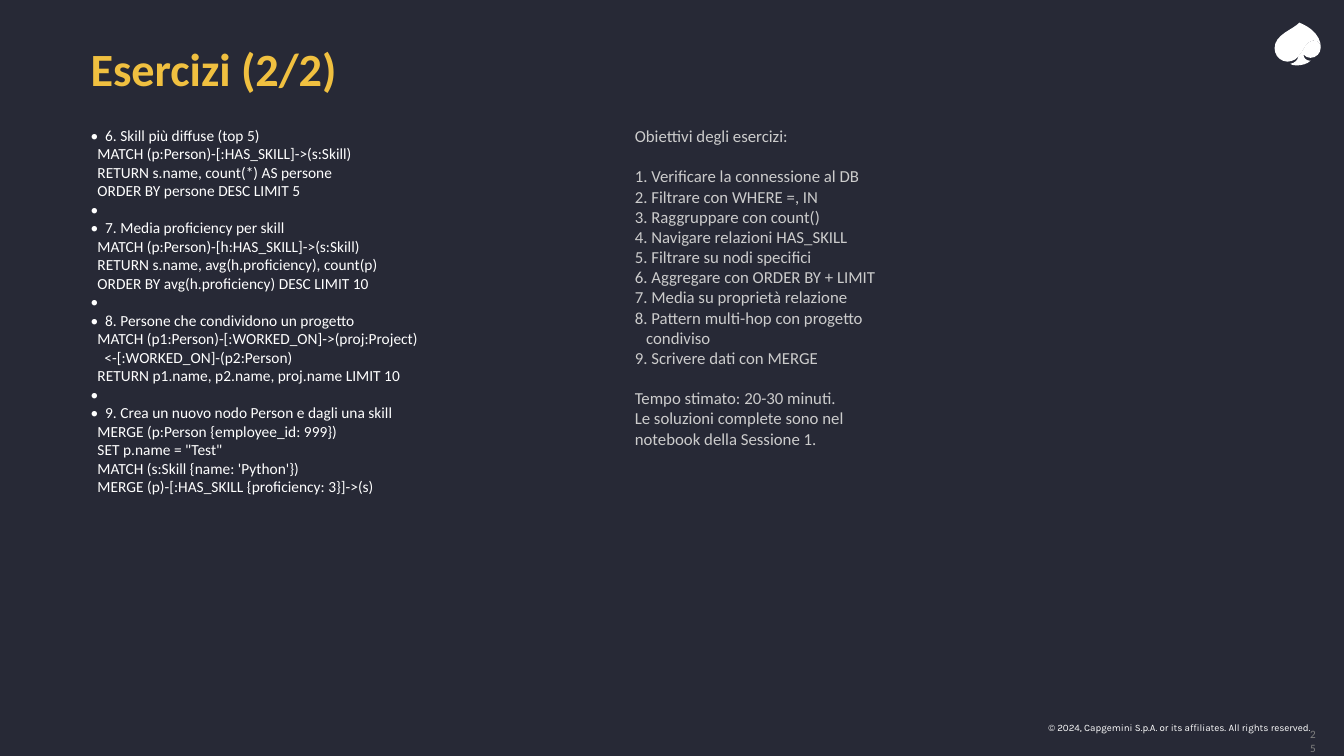
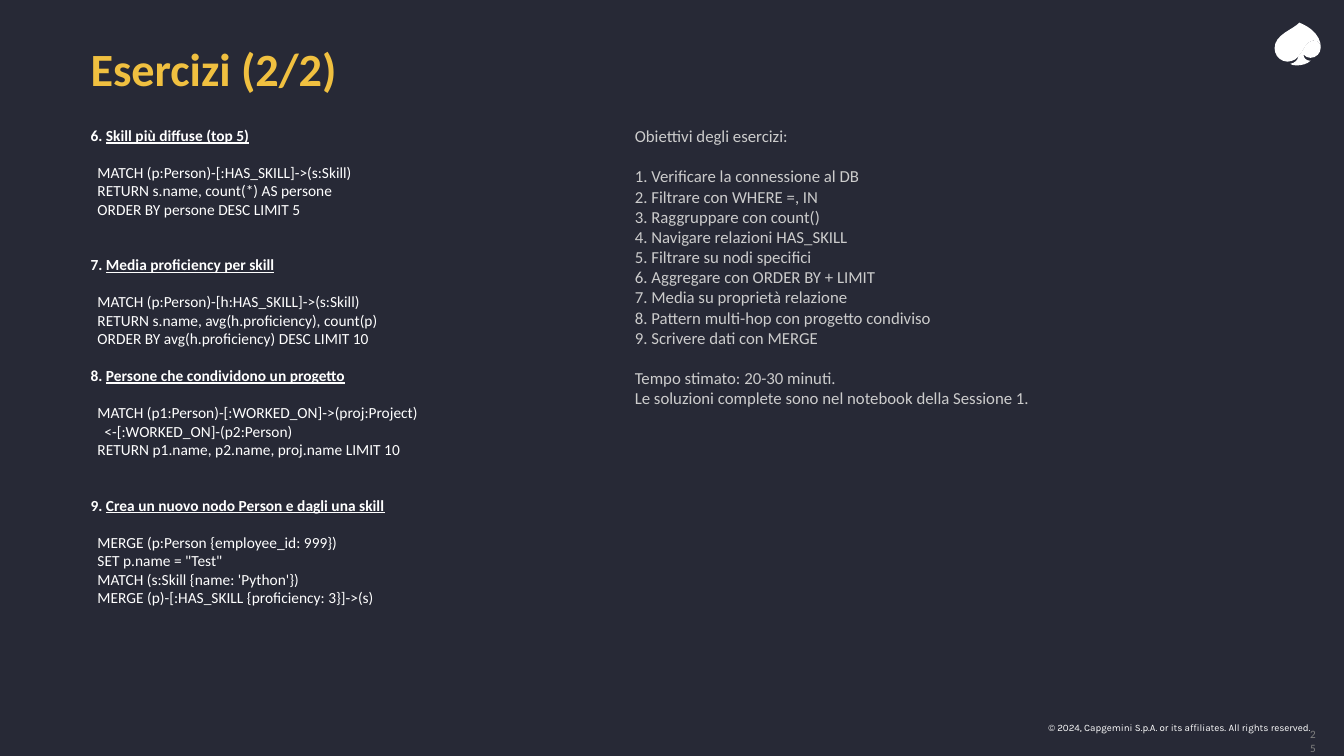
Before and after one commit to leobcc/neo4j-training-course-material, a slide deck: slide 25 of slides/session-01/session-01.pptx. Drawn at 1344x756 pixels with LibreOffice and Linux fonts; fonts in the diff are those of the drawing. Boxes give left, top, right and bottom in pixels: in the first picture for what was removed or moved away, otherwise in the second. Text is boxed around its words. In the diff, an @@ line names an element or a change of style, - is before the commit and + after.

Commit message:
Updated session 1 slides

```diff
--- a/slides/session-01/session-01.pptx
+++ b/slides/session-01/session-01.pptx
@@ text at [91,129,249,144]: text changed; bold on @@
-• 6. Skill più diffuse (top 5)
+6. Skill più diffuse (top 5)
@@ text "Obiettivi degli esercizi: 1. Verificare ..." rewrapped from [635,130,875,445] to [635,130,1029,407] @@
@@ text at [91,259,274,273]: text changed; bold on @@
-•
-• 7. Media proficiency per skill
+7. Media proficiency per skill
@@ text at [91,370,345,384]: text changed; bold on @@
-•
-• 8. Persone che condividono un progetto
+8. Persone che condividono un progetto
@@ text at [91,500,384,514]: text changed; bold on @@
-•
-• 9. Crea un nuovo nodo Person e dagli una skill
+9. Crea un nuovo nodo Person e dagli una skill
```
Also in this commit, not shown: 15 other slides changed.
